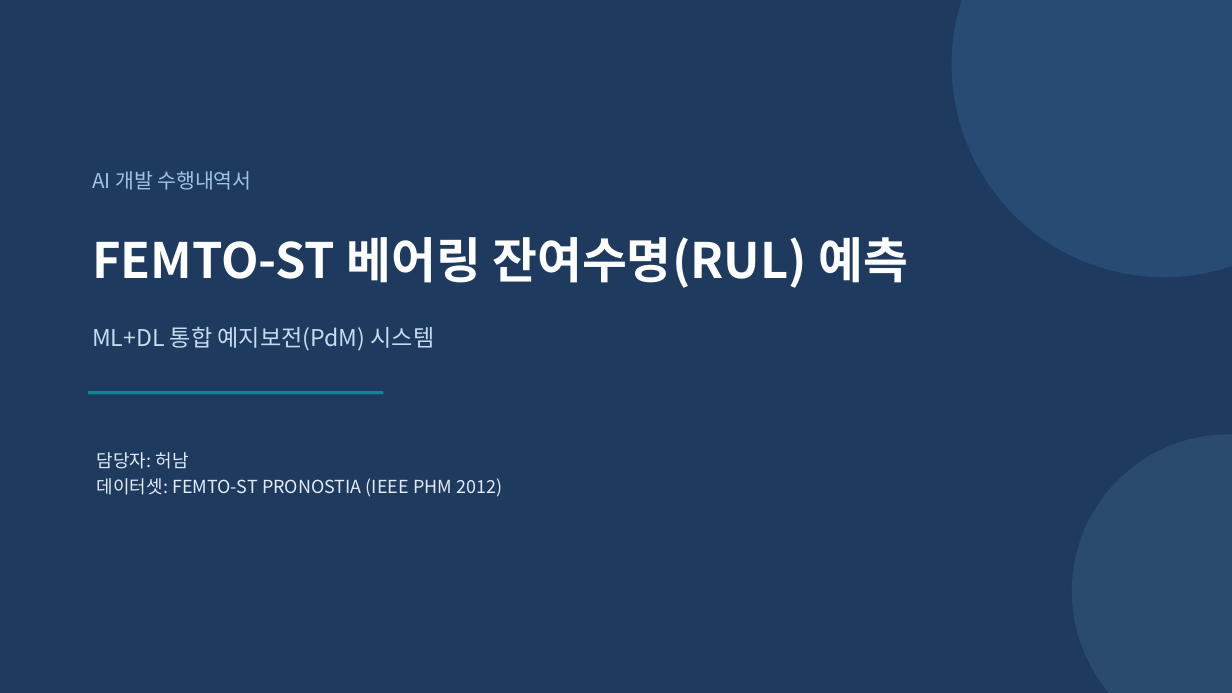
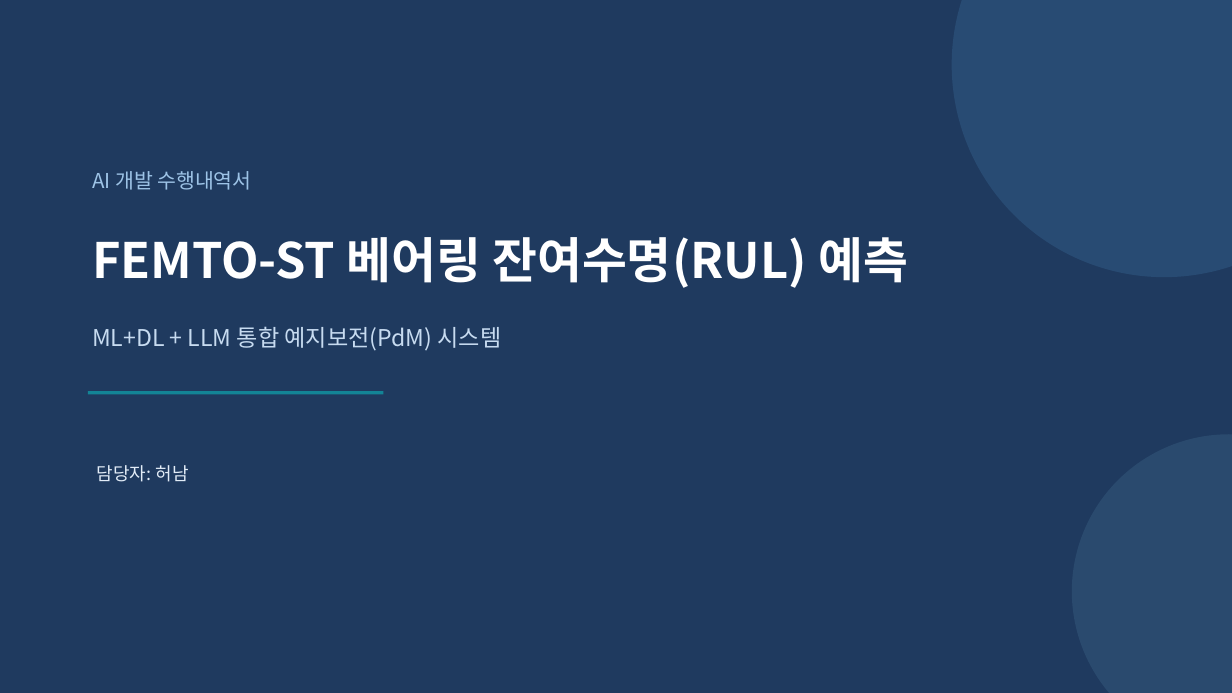
Before and after one commit to vapsnamheo-dev/AISOURCE, a slide deck: slide 1 of Homework/LLM_FactoryAutomation/산출물/허남_LLM프로젝트.pptx. Drawn at 1232x693 pixels with LibreOffice and Linux fonts; fonts in the diff are those of the drawing. Boxes give left, top, right and bottom in pixels: in the first picture for what was removed or moved away, otherwise in the second. Text is boxed around its words. In the diff, an @@ line names an element or a change of style, - is before the commit and + after.

Commit message:
feat: LLM_FactoryAutomation v0.7 - 환각 방어 게이트 + RAG 출처근거 Citation
- femto_llm_guard.py 신규: 신뢰도 톤 분기·입력 OOD 판정·클래스 한정 자기인지 3층 게이트로 환각(hallucination) 구조적 차단
- femto_doc_rag.py 개선: 문서 출처를 파일명·절 번호·개정일로 태깅(Citation), BM25+벡터 Hybrid 양쪽 경로 모두 근거 메타데이터 보존
- streamlit_femto.py: Tab6 AI 정비 권고에 위 기능 반영
- tests: test_femto_llm_guard.py 11건, test_femto_doc_rag_citations.py 5건 pytest 통과
- 산출물: 딥러닝_LLM프로젝트 PPT(부록 D/E 추가, v0.7), 백업본 동기화

```diff
--- a/Homework/LLM_FactoryAutomation/산출물/허남_LLM프로젝트.pptx
+++ b/Homework/LLM_FactoryAutomation/산출물/허남_LLM프로젝트.pptx
@@ text at [92,326,502,351]: text changed @@
-ML+DL 통합 예지보전(PdM) 시스템
+ML+DL + LLM 통합 예지보전(PdM) 시스템
@@ text at [97,478,502,497]: paragraph removed @@
-데이터셋: FEMTO-ST PRONOSTIA (IEEE PHM 2012)
```
Also in this commit, not shown: 6 other slides changed, 9 slides added, 24 slides removed, 31 other files.
